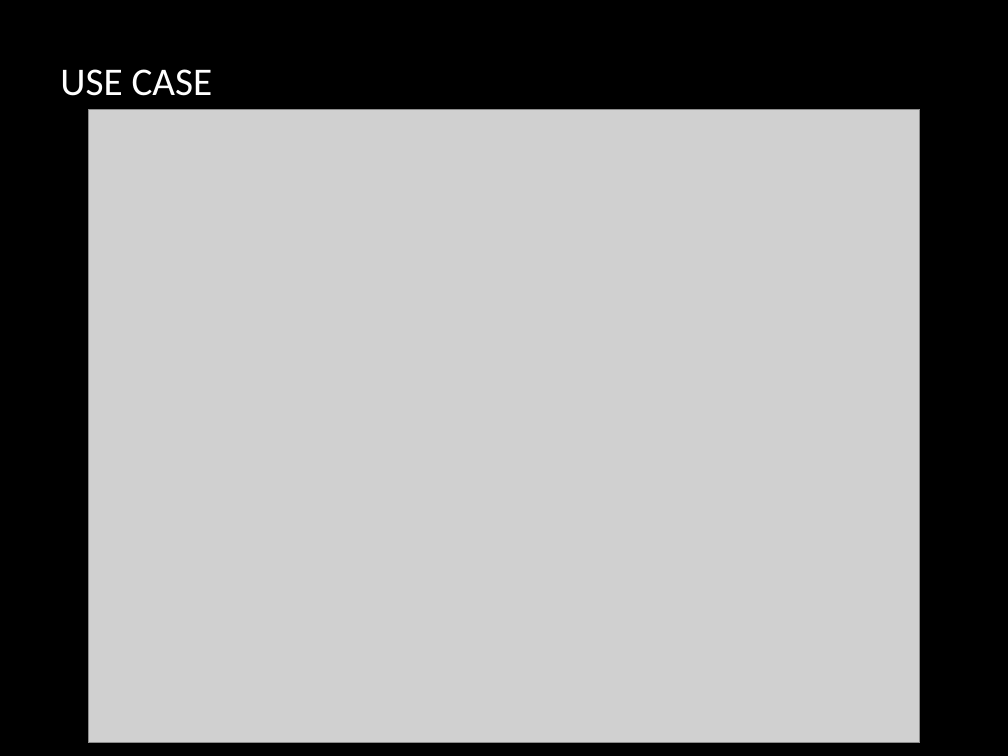
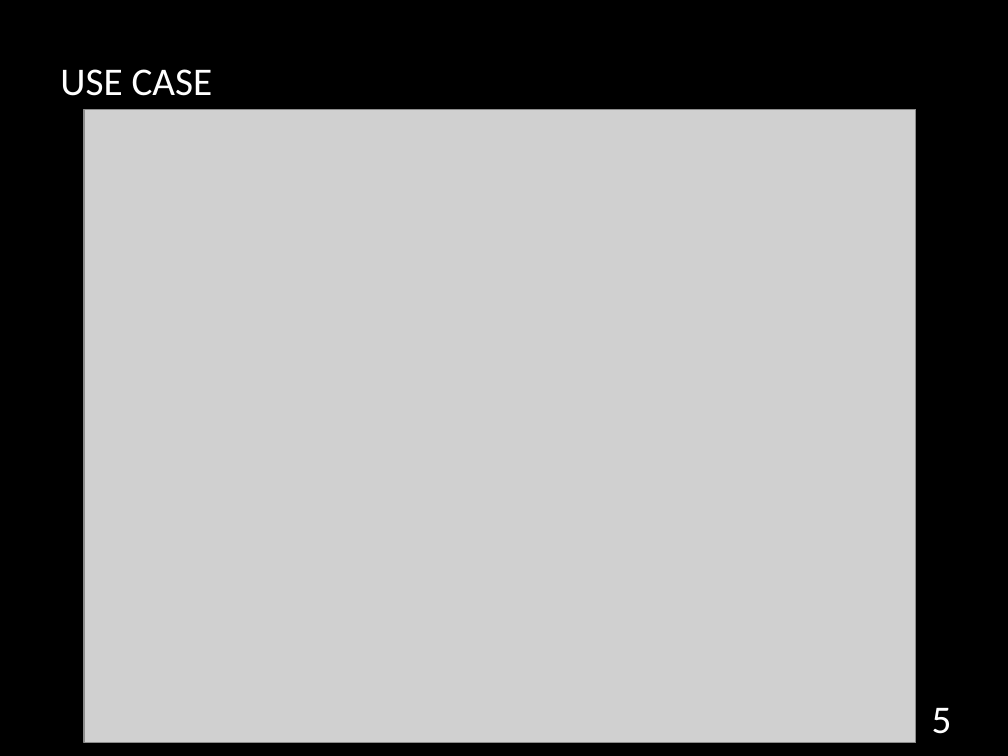
Before and after one commit to hmtri92/final-project, a slide deck: slide 5 of document/slide.pptx (slide 3 before the commit). Drawn at 1008x756 pixels with LibreOffice and Linux fonts; fonts in the diff are those of the drawing; grey boxes stand for pictures; background and template pictures are left out. Boxes give left, top, right and bottom in pixels: in the first picture for what was removed or moved away, otherwise in the second. Text is boxed around its words. In the diff, an @@ line names an element or a change of style, - is before the commit and + after.

```diff
--- a/document/slide.pptx
+++ b/document/slide.pptx
@@ picture: place and size @@
-picture at (89, 109, 920, 743)
+picture at (84, 109, 915, 743)
@@ page number added at (932, 708, 952, 734), 28 pt, text #FFFFFF @@
+5
```
Also in this commit, not shown: 7 other slides changed, 1 slide added, 40 other files.
